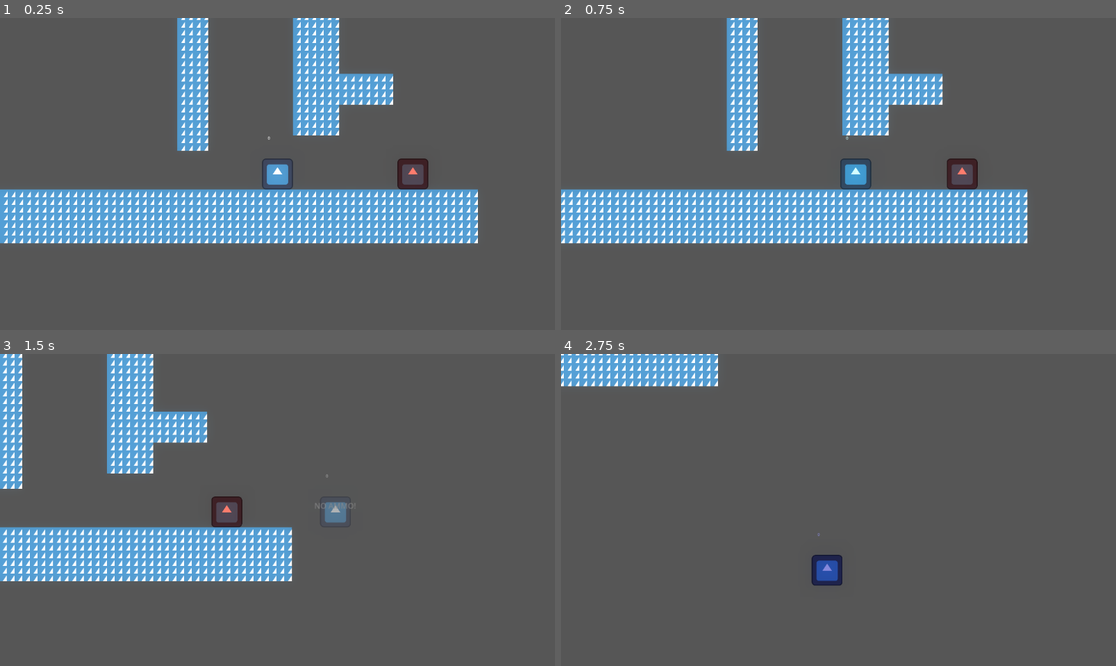
Above: before the commit, frames 1-4 (two rows, left to right).
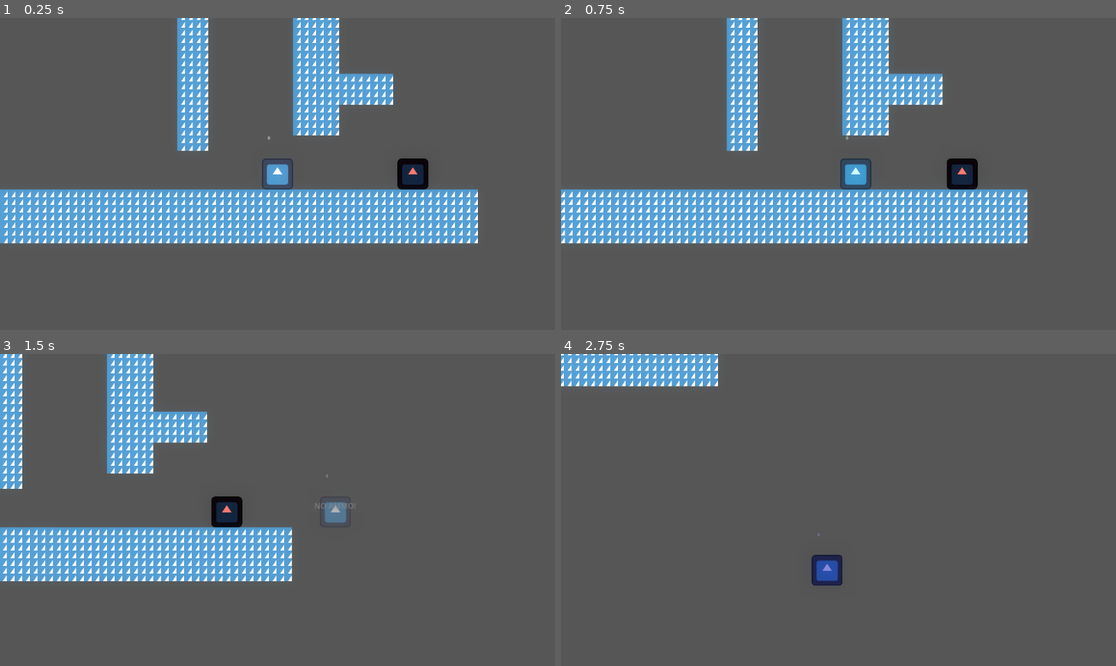
Above: after the commit, the same moments.

Repository: YllariSang/Action-Platformer-Prototype
Game: Godot game, scene res://Scenes/main.tscn
Same seed, same stepped clock (60 frames per second), same inputs: the game is played once before the commit and once after it. The engine's default icon, where the game draws it, is replaced by a stand-in: a white triangle on a blue panel in a dark square.
Inputs (mouse positions are in pixels of both pictures, inside the frame that each line leads up to):
- Up to frame 1 (0.25 s): no input
- Up to frame 2 (0.75 s): tap Enter at 0.5 s; move the mouse to (960, 158) at 0.52 s; press the mouse at (960, 158) at 0.53 s; hold D (right) from 0.53 s (still down)
- Up to frame 3 (1.5 s): keep holding D (right); tap Space (jump) at 0.77 s; tap Shift (dash) at 0.8, 1.35 s; move the mouse to (166, 525) at 1.27 s; release the mouse at (166, 525) at 1.28 s
- Up to frame 4 (2.75 s): tap Space (jump) at 1.52 s; right-click (727, 525) at 1.55 s; move the mouse to (894, 441) at 2.02 s; release D (right) at 2.03 s; press the mouse at (894, 441) at 2.03 s; hold A (left) from 2.03 s (still down); right-click (894, 441) at 2.1 s

The runs differ from the first frame. In frame 1, 0.5% of the frame differs, in the area x 71-78%, y 44-56%; in frame 2, 0.5%; in frame 3, 0.5%; in frame 4, nothing differs.

Commit message:
fix: make melee parry react immediately, and route enemy flashes to shader
Two separate problems in the parry response.

melee_enemy.gd: get_parried() began with `await create_timer(2.0)`, so the stun
landed two seconds AFTER the parry registered. The enemy kept chasing and could
still land its dash in that window, which read as "the parry did nothing" and
undercut the mechanic the whole game is built on. The wait now happens at the
end, where it belongs. The dash coroutine already re-checks current_state after
every await, so it bails out safely when the state flips to STUNNED. Also added
the missing is_instance_valid() guard after the stun wait, which would
otherwise touch `sprite` on an enemy killed mid-stun.

dummy.gd: a parried swing was cancelled but the attack timer kept running, so
the swing came back on its own. The timer is now stopped and only re-armed if
the swing actually completed.

Both files, plus flying_enemy.gd, move their hit flashes onto SpriteFeedback so
a flash no longer erases the state tint underneath. Tints are now named
constants (NORMAL_TINT, STUN_TINT, WARNING_TINT, PARRIED_TINT) rather than
inline literals scattered through the functions.

Verified in free-fall and in-game: a stunned enemy stays blue while flashing
white on impact, and flashes decay back to 0.000 afterwards.

Diff:
--- a/Scripts/dummy.gd
+++ b/Scripts/dummy.gd
@@ -1,16 +1,28 @@
 extends Node2D
+
+## Training dummy. Exists to be shot and parried, so its feedback doubles as a
+## readable reference for how a parry feels.
 
 @onready var sprite = $Sprite2D
 @onready var attack_area = $AttackArea
 @onready var attack_timer = $AttackTimer
 
-var popup_scene = preload("res://Scenes//popup.tscn")
+var popup_scene = preload("res://Scenes/popup.tscn")
+
+const NORMAL_TINT := Color(1, 0.4, 0.4)
+const WARNING_TINT := Color(1, 1, 0)
+const PARRIED_TINT := Color(0, 0, 1)
+
+@export var warning_time: float = 0.5
+@export var strike_time: float = 0.2
 
 func _ready():
 	add_to_group("enemy")
-	attack_timer.timeout.connect(_on_attack_timer_timeout)
+	if not attack_timer.timeout.is_connected(_on_attack_timer_timeout):
+		attack_timer.timeout.connect(_on_attack_timer_timeout)
 	attack_area.monitoring = false
 	attack_area.monitorable = false
+	SpriteFeedback.attach(sprite)
 
 	# IMPORTANT: Add the area to a group so the Player can identify it as an "EnemyAttack"
 	attack_area.add_to_group("enemy_attack")
@@ -22,27 +34,31 @@
 	add_child(popup)
 	popup.setup(str(amount), Color(1, 0.5, 0))
 
-	# Simple Flash
-	sprite.modulate = Color(10, 10, 10)
-	await get_tree().create_timer(0.1).timeout
-	sprite.modulate = Color(1, 0.4, 0.4) # Return to normal redish
+	# Flash on top of the current tint rather than replacing it, so getting shot
+	# while a swing is telegraphing does not wipe the warning colour.
+	SpriteFeedback.flash(sprite, Color.WHITE, 1.0, 0.1)
 
 # --- NEW FUNCTION called by Player on Parry ---
 func get_parried(_should_reflect = false):
 	print("Dummy got Parried! Attack cancelled.")
 	attack_area.set_deferred("monitorable", false)
-	sprite.modulate = Color(0, 0, 1)
+	SpriteFeedback.set_tint(sprite, PARRIED_TINT)
+	attack_timer.stop() # The cancelled swing must not come back on its own
 
 # -----------------------------------------------
 
 func _on_attack_timer_timeout():
-	sprite.modulate = Color(1, 1, 0) # Yellow Warning
-	await get_tree().create_timer(0.5).timeout
+	SpriteFeedback.set_tint(sprite, WARNING_TINT) # Yellow Warning
+	await get_tree().create_timer(warning_time).timeout
+	if not is_instance_valid(self): return
 
-	sprite.modulate = Color(10, 10, 10) # White Flash
+	SpriteFeedback.set_tint(sprite, NORMAL_TINT)
+	SpriteFeedback.flash(sprite, Color.WHITE, 1.0, strike_time) # Strike tell
 	attack_area.monitorable = true
 
-	await get_tree().create_timer(0.2).timeout
+	await get_tree().create_timer(strike_time).timeout
+	if not is_instance_valid(self): return
 
 	attack_area.monitorable = false
-	sprite.modulate = Color(1, 0, 0)
+	SpriteFeedback.set_tint(sprite, NORMAL_TINT)
+	attack_timer.start() # Only rearm if the swing actually completed
--- a/Scripts/flying_enemy.gd
+++ b/Scripts/flying_enemy.gd
@@ -13,6 +13,7 @@
 func _ready():
 	add_to_group("enemy")
 	player_ref = get_tree().get_first_node_in_group("player")
+	SpriteFeedback.attach($Sprite2D)
 
 func _physics_process(delta):
 	if player_ref:
@@ -73,11 +74,8 @@
 		popup.setup(str(amount), Color(1, 0.8, 0)) # Yellow numbers
 
 	# 2. Visual Flash
-	if $Sprite2D:
-		$Sprite2D.modulate = Color(10, 10, 10)
-		var tween = create_tween()
-		# Return to Normal Green Color
-		tween.tween_property($Sprite2D, "modulate", Color(0.4, 1, 0.6), 0.1)
+	# Flashes via the shader so the green tint is preserved underneath.
+	SpriteFeedback.flash($Sprite2D, Color.WHITE, 1.0, 0.1)
 
 	if hp <= 0:
 		die()
--- a/Scripts/melee_enemy.gd
+++ b/Scripts/melee_enemy.gd
@@ -9,7 +9,16 @@
 @export var gravity = 980.0
 
 @export var max_hp: int = 30 # Example value
+@export var windup_duration: float = 0.5
+@export var dash_duration: float = 0.3
+@export var stun_duration: float = 2.0
+@export var parry_knockback: float = 300.0
 var hp: int
+
+## Base tint. Kept as a named constant so a flash can be layered on top of it
+## without permanently overwriting the colour.
+const NORMAL_TINT := Color(1, 0, 0.1)
+const STUN_TINT := Color(0, 0, 1)
 
 var player_ref = null
 var popup_scene = preload("res://Scenes/popup.tscn")
@@ -22,6 +31,7 @@
 
 	add_to_group("enemy")
 	player_ref = get_tree().get_first_node_in_group("player")
+	SpriteFeedback.attach(sprite)
 
 	# Setup Hitbox (Make sure it knows who owns it for parrying)
 	hitbox.body_entered.connect(_on_hitbox_entered)
@@ -62,12 +72,11 @@
 func start_dash_attack():
 	current_state = State.PREPARE
 
-	# 1. Telegraph (Flash White)
-	var tween = create_tween()
-	tween.tween_property(sprite, "modulate", Color(10, 10, 10), 0.2)
-	tween.tween_property(sprite, "modulate", Color(1, 0, 0), 0.2)
+	# 1. Telegraph (flash white, then settle back to the red tint)
+	SpriteFeedback.flash(sprite, Color.WHITE, 0.9, 0.25)
+	SpriteFeedback.set_tint(sprite, NORMAL_TINT)
 
-	await get_tree().create_timer(0.5).timeout
+	await get_tree().create_timer(windup_duration).timeout
 	if current_state != State.PREPARE: return # Stopped if died/stunned
 
 	# 2. Dash!
@@ -76,7 +85,7 @@
 	velocity.x = dir * dash_speed
 	hitbox.monitoring = true # Enable Hitbox
 
-	await get_tree().create_timer(0.3).timeout
+	await get_tree().create_timer(dash_duration).timeout
 
 	# 3. Recovery
 	hitbox.monitoring = false
@@ -84,22 +93,29 @@
 		current_state = State.CHASE
 
 # --- PARRY LOGIC ---
-func get_parried(is_full_spark):
-
-	await get_tree().create_timer(2.0).timeout
-	if not is_instance_valid(self): return
+# The stun must land IMMEDIATELY. Reacting two seconds late lets the enemy keep
+# chasing and land its dash, which reads as "the parry did nothing". The dash
+# coroutine above already bails out safely because it re-checks current_state
+# after every await.
+func get_parried(_is_full_spark = false):
+	if current_state == State.STUNNED: return
 
 	print("Enemy Parried!")
 	hitbox.set_deferred("monitoring", false)
 	current_state = State.STUNNED
 
 	# Visual Stun Effect
-	sprite.modulate = Color(0, 0, 1) # Turn Blue
-	velocity.x = -sign(velocity.x) * 300 # Knockback
+	SpriteFeedback.set_tint(sprite, STUN_TINT) # Turn Blue
+	# A short flash on top sells the impact without wiping the blue.
+	SpriteFeedback.flash(sprite, Color(1, 1, 1), 1.0, 0.15)
+	velocity.x = -sign(velocity.x) * parry_knockback # Knockback
 
 	# Stun duration
-	await get_tree().create_timer(2.0).timeout
-	sprite.modulate = Color(1, 0, 0.1) # Reset Color
+	await get_tree().create_timer(stun_duration).timeout
+	if not is_instance_valid(self): return # Killed while stunned
+
+	SpriteFeedback.clear(sprite)
+	SpriteFeedback.set_tint(sprite, NORMAL_TINT) # Reset Color
 	current_state = State.CHASE
 
 func _on_hitbox_entered(body):
@@ -117,12 +133,10 @@
 		popup.setup(str(amount), Color(1, 0.5, 0)) # Orange numbers
 
 	# 2. Visual Flash (Hit Feedback)
+	# The flash no longer clobbers the tint, so a stunned enemy stays blue while
+	# it flashes on impact.
 	if sprite:
-		# Flash White
-		sprite.modulate = Color(10, 10, 10)
-		var tween = create_tween()
-		# Return to Normal Red Color
-		tween.tween_property(sprite, "modulate", Color(1, 0, 0.1), 0.1)
+		SpriteFeedback.flash(sprite, Color.WHITE, 1.0, 0.1)
 
 	# 3. Death Logic
 	if hp <= 0:
